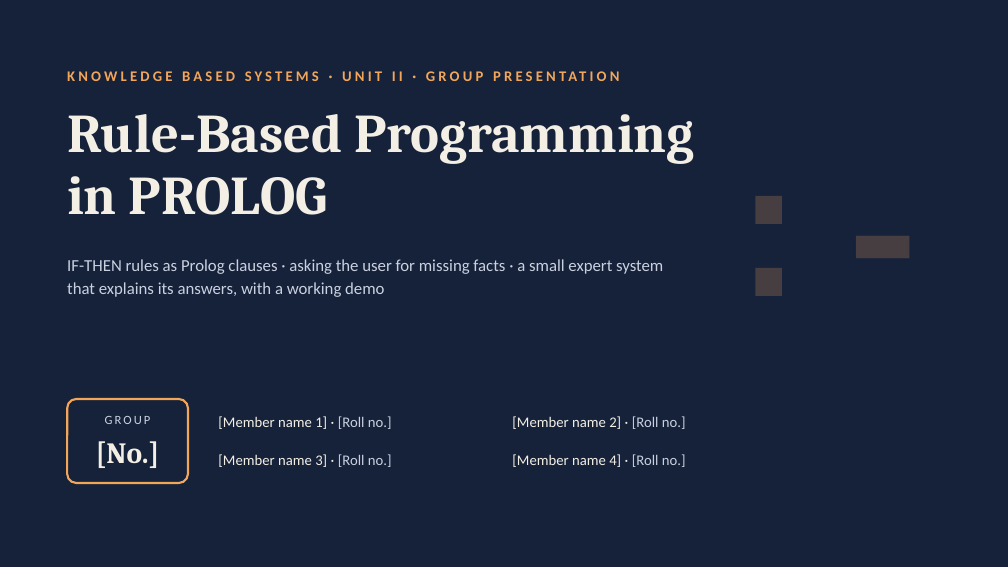
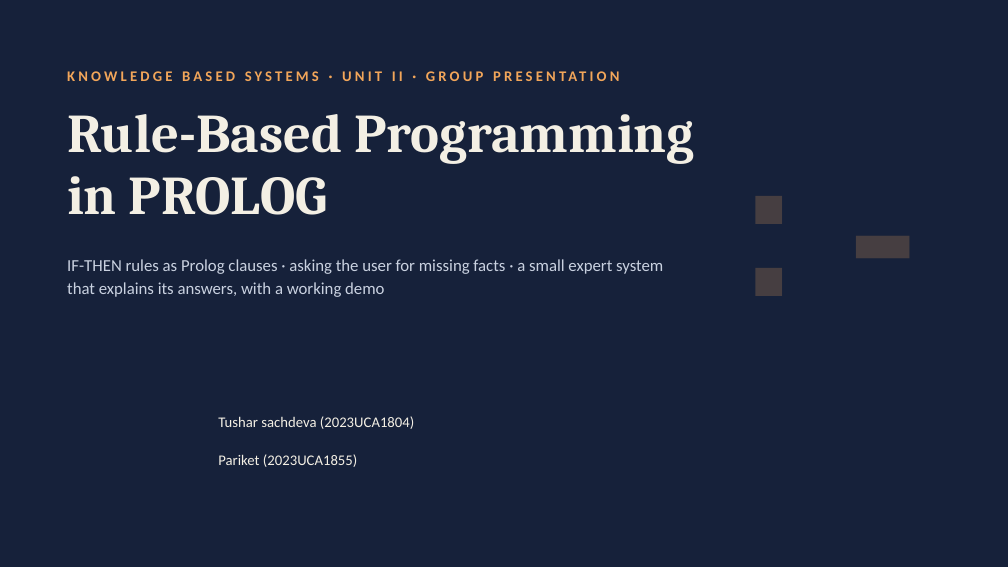
Before and after one commit to TusharSachdeva29/kbs-presentation, a slide deck: slide 1 of Rule-Based Programming in PROLOG.pptx. Drawn at 1008x567 pixels with LibreOffice and Linux fonts; fonts in the diff are those of the drawing. Boxes give left, top, right and bottom in pixels: in the first picture for what was removed or moved away, otherwise in the second. Text is boxed around its words. In the diff, an @@ line names an element or a change of style, - is before the commit and + after.

Commit message:
updated ppt

```diff
--- a/Rule-Based Programming in PROLOG.pptx
+++ b/Rule-Based Programming in PROLOG.pptx
@@ rounded rectangle removed at [67, 399, 188, 483] @@
@@ text removed at [105, 416, 151, 424] @@
-GROUP
@@ text at [218, 416, 414, 429]: text changed @@
-[Member name 1] · [Roll no.]
+Tushar sachdeva (2023UCA1804)
@@ text removed at [512, 416, 686, 429] @@
-[Member name 2] · [Roll no.]
@@ text removed at [96, 441, 160, 468] @@
-[No.]
@@ text at [218, 454, 357, 467]: text changed @@
-[Member name 3] · [Roll no.]
+Pariket (2023UCA1855)
@@ text removed at [512, 454, 686, 467] @@
-[Member name 4] · [Roll no.]
```
Also in this commit, not shown: 4 other slides changed.
